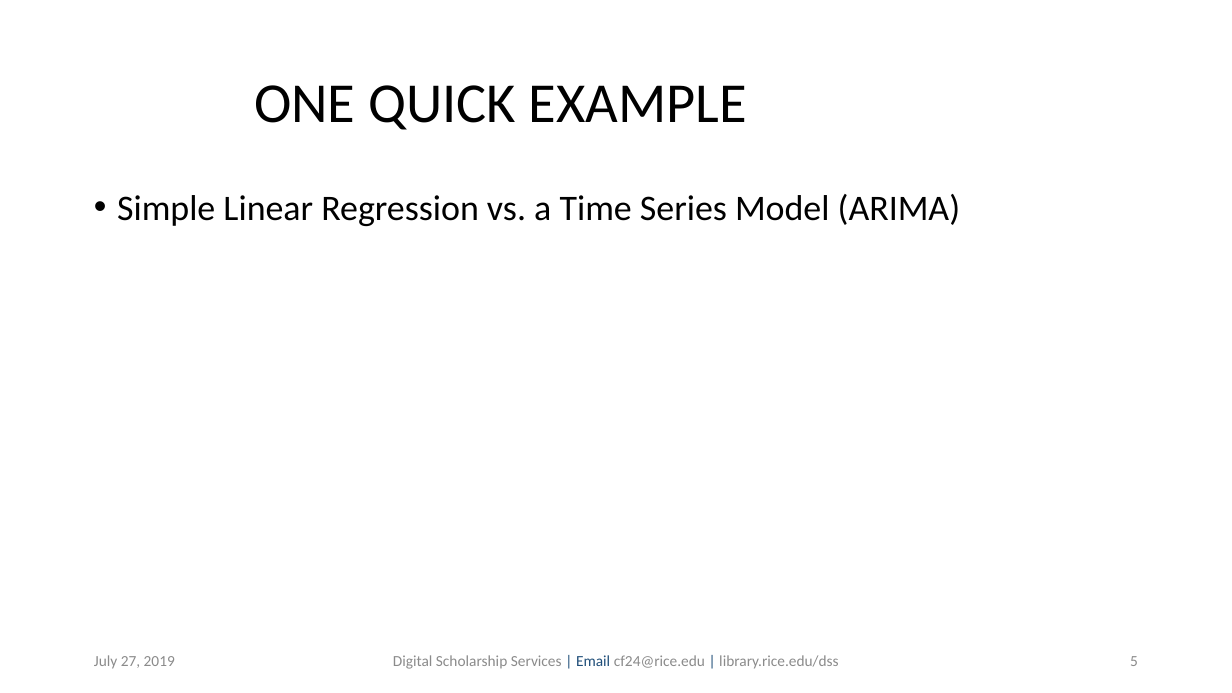
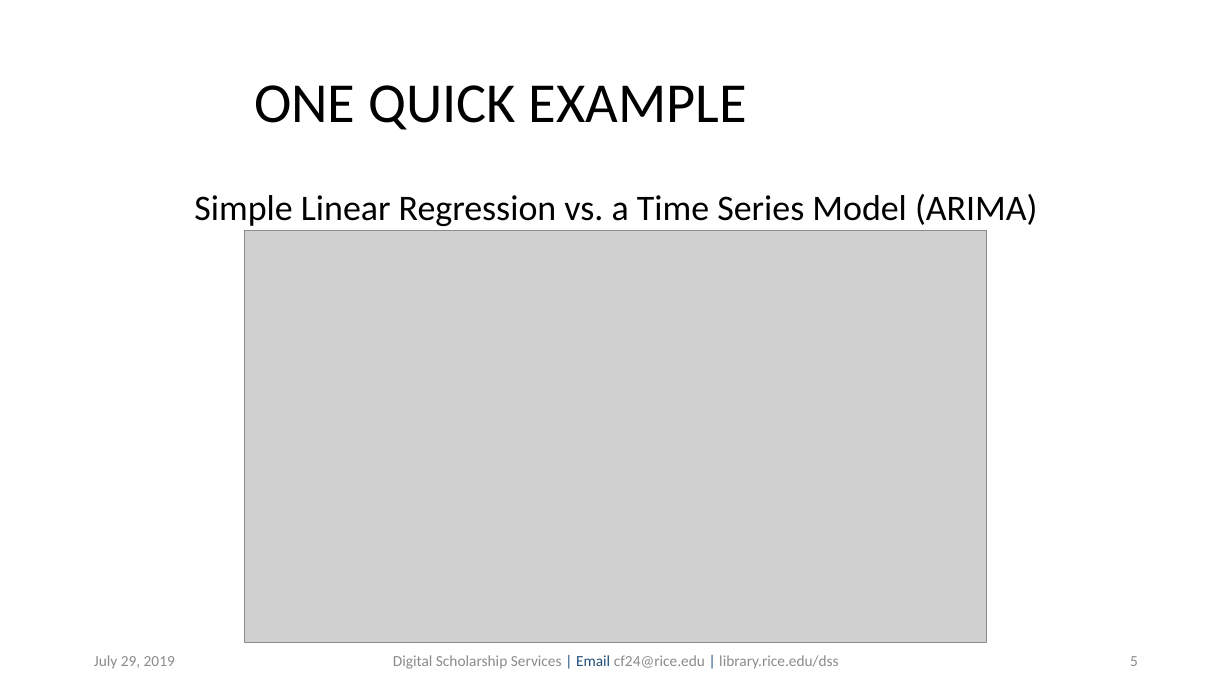
Before and after one commit to bakitybacon/rice-data-and-donuts, a slide deck: slide 5 of tsa/Introduction to Time Series Analysis.pptx. Drawn at 1232x693 pixels with LibreOffice and Linux fonts; fonts in the diff are those of the drawing; grey boxes stand for pictures; background and template pictures are left out. Boxes give left, top, right and bottom in pixels: in the first picture for what was removed or moved away, otherwise in the second. Text is boxed around its words. In the diff, an @@ line names an element or a change of style, - is before the commit and + after.

Commit message:
add images

```diff
--- a/tsa/Introduction to Time Series Analysis.pptx
+++ b/tsa/Introduction to Time Series Analysis.pptx
@@ text "Simple Linear Regression vs. a ..." at box(194, 194, 1037, 226): alignment left to centre; bullet • to none @@
@@ picture added at box(245, 231, 987, 642) @@
@@ text at box(94, 655, 175, 669): text changed @@
-July 27, 2019
+July 29, 2019
```
Also in this commit, not shown: 19 other slides changed, 1 slide added.
